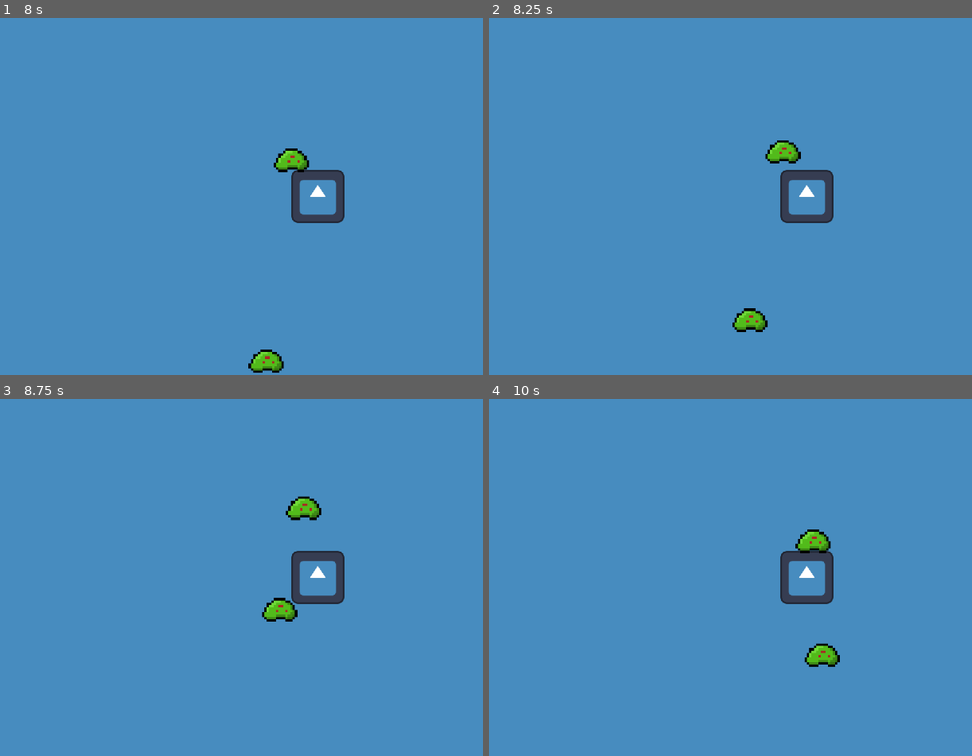
Above: before the commit, frames 1-4 (two rows, left to right).
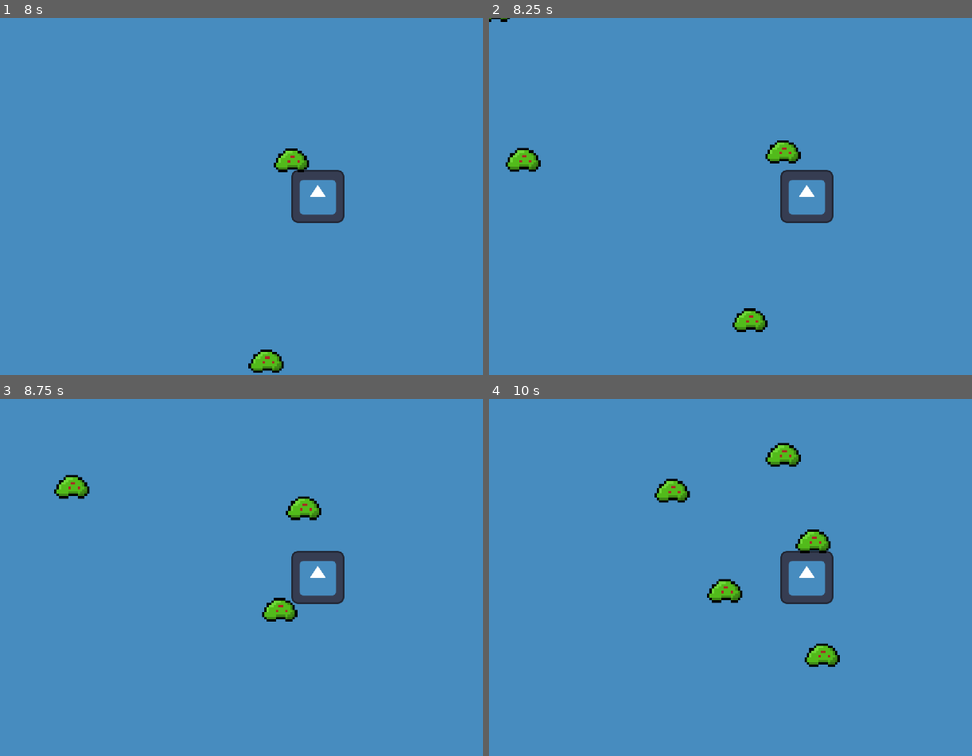
Above: after the commit, the same moments.

Repository: Likvik89/Built-to-scale
Game: Godot game, scene res://Scenes/level.tscn
Two runs of this game, one before a commit and one after it. Both use one fixed random seed, a clock stepped at 60 frames per second and the inputs below. The engine's default icon, where the game draws it, is replaced by a stand-in: a white triangle on a blue panel in a dark square.
Inputs (mouse positions are in pixels of both pictures, inside the frame that each line leads up to):
- Up to frame 1 (8 s): tap Enter at 0.5 s; move the mouse to (458, 178) at 0.52 s; hold D (move_right) 0.53-1.28 s; tap Space (move_dash) every 1.5 s from 0.6 to 6.6 s; move the mouse to (188, 214) at 1.27 s; hold S (move_down) 1.28-2.03 s; click (188, 214) at 1.35 s; move the mouse to (381, 117) at 2.02 s; hold D (move_right) 2.03-2.78 s; move the mouse to (284, 267) at 2.77 s; hold W (move_up) 2.78-3.53 s; click (284, 267) at 2.85 s; move the mouse to (outside the picture) at 3.52 s; hold A (move_left) 3.53-5.03 s; move the mouse to (125, 142) at 4.27 s; click (125, 142) at 4.35 s; move the mouse to (347, 196) at 5.02 s; hold S (move_down) 5.03-5.78 s; move the mouse to (222, 107) at 5.77 s; hold D (move_right) 5.78-6.53 s; click (222, 107) at 5.85 s; move the mouse to (458, 178) at 6.52 s; hold W (move_up) 6.53-7.28 s; move the mouse to (188, 214) at 7.27 s; hold D (move_right) from 7.28 s (still down); click (188, 214) at 7.35 s
- Up to frame 2 (8.25 s): move the mouse to (870, 117) at 8.02 s; release D (move_right) at 8.03 s; hold S (move_down) from 8.03 s (still down); tap Space (move_dash) at 8.1 s
- Up to frame 3 (8.75 s): keep holding S (move_down)
- Up to frame 4 (10 s): move the mouse to (773, 648) at 8.77 s; release S (move_down) at 8.78 s; hold A (move_left) 8.78-9.53 s; click (773, 648) at 8.85 s; move the mouse to (outside the picture) at 9.52 s; hold W (move_up) from 9.53 s (still down); tap Space (move_dash) at 9.6 s

Frame 1 is identical in both runs. In frame 2, 0.4% of the frame differs, in the area x 0-11%, y 0-44%; in frame 3, 0.4%; in frame 4, 1.1%, in the area x 34-65%, y 12-58%.

Commit message:
enemy scaling

Diff:
--- a/Scripts/Enemy_spawner.gd
+++ b/Scripts/Enemy_spawner.gd
@@ -28,3 +28,5 @@
 		cooldown = spawnspeed + randi_range(0,2)
 	else:
 		cooldown -= delta
+
+	spawnspeed *= GlobalInfo.enemy_current_scaling-1
--- a/Scripts/enemy.gd
+++ b/Scripts/enemy.gd
@@ -5,9 +5,11 @@
 var player
 var speed = 200
 
-func takedamage(damage):
-	health -= damage
-	print(health)
+
+
+func _ready():
+	health *= GlobalInfo.enemy_current_scaling
+	maxhealth *= GlobalInfo.enemy_current_scaling
 
 func _process(delta):
 	if health <= 0:
@@ -19,8 +21,9 @@
 		var player_direction = (player.position - position).normalized()
 		linear_velocity = Vector2(player_direction)*speed
 
+func takedamage(damage):
+	health -= damage
 
 func die():
 	GlobalInfo.xp += maxhealth
 	queue_free()
-	pass
--- a/Scripts/global_info.gd
+++ b/Scripts/global_info.gd
@@ -5,13 +5,13 @@
 var level = 1
 var enemy_timer = 1
 var enemy_current_scaling = 1
-var enemy_scaling = 1.1
+var enemy_scaling = 1.2
 var xp_to_next_level = 30
 var level_scaling = 2.1
 
 func _process(delta):
 	time_passed += delta
-	if time_passed/60 >= enemy_timer:
+	if time_passed/10 >= enemy_timer:
 		enemy_timer += 1
 		enemy_current_scaling *= enemy_scaling
 		print(enemy_current_scaling)
